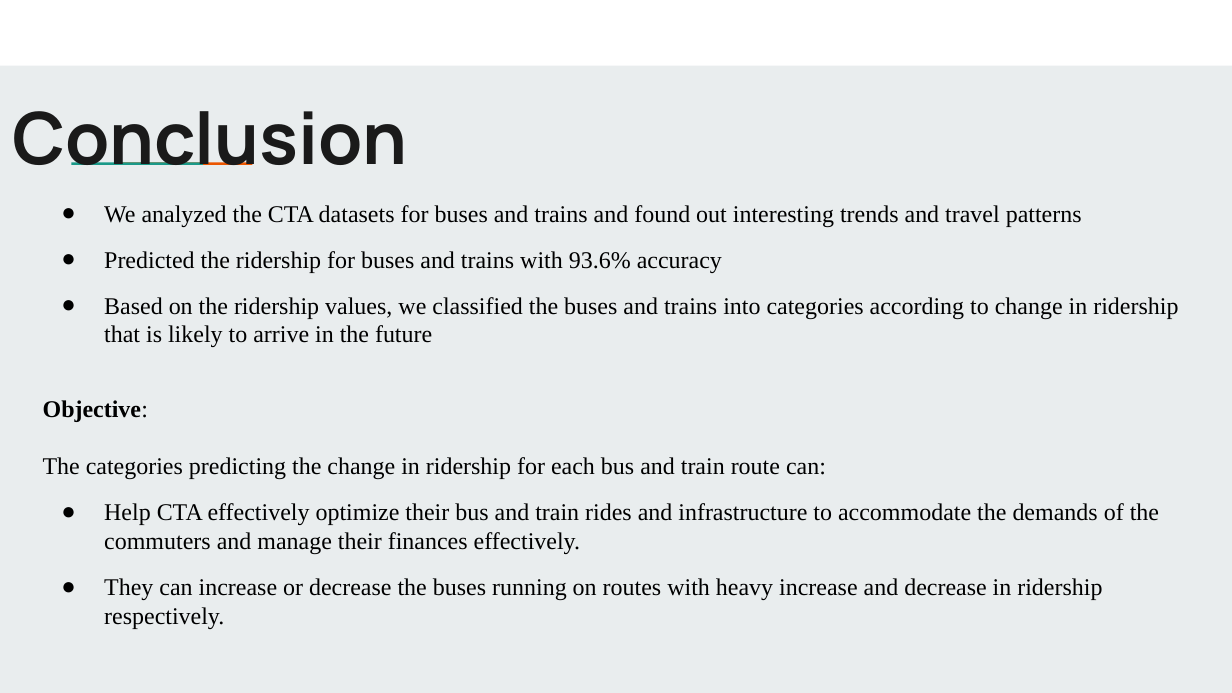
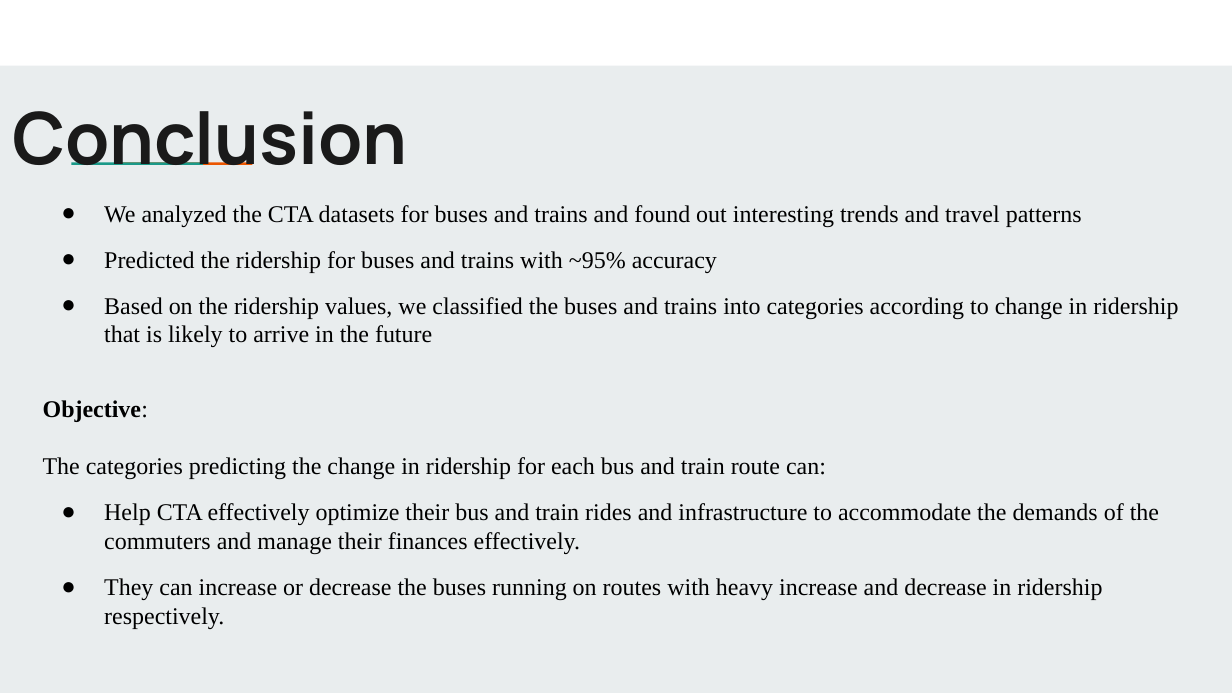
Before and after one commit to uic-cs418/python_demons, a slide deck: slide 35 of Python Demons_presentation.pptx (slide 30 before the commit). Drawn at 1232x693 pixels with LibreOffice and Linux fonts; fonts in the diff are those of the drawing. Boxes give left, top, right and bottom in pixels: in the first picture for what was removed or moved away, otherwise in the second. Text is boxed around its words. In the diff, an @@ line names an element or a change of style, - is before the commit and + after.

```diff
--- a/Python Demons_presentation.pptx
+++ b/Python Demons_presentation.pptx
@@ subtitle at <box>104,251,717,273</box>: text changed @@
-● Predicted the ridership for buses and trains with 93.6% accuracy
+● Predicted the ridership for buses and trains with ~95% accuracy
```
Also in this commit, not shown: 8 other slides changed, 6 slides added.
